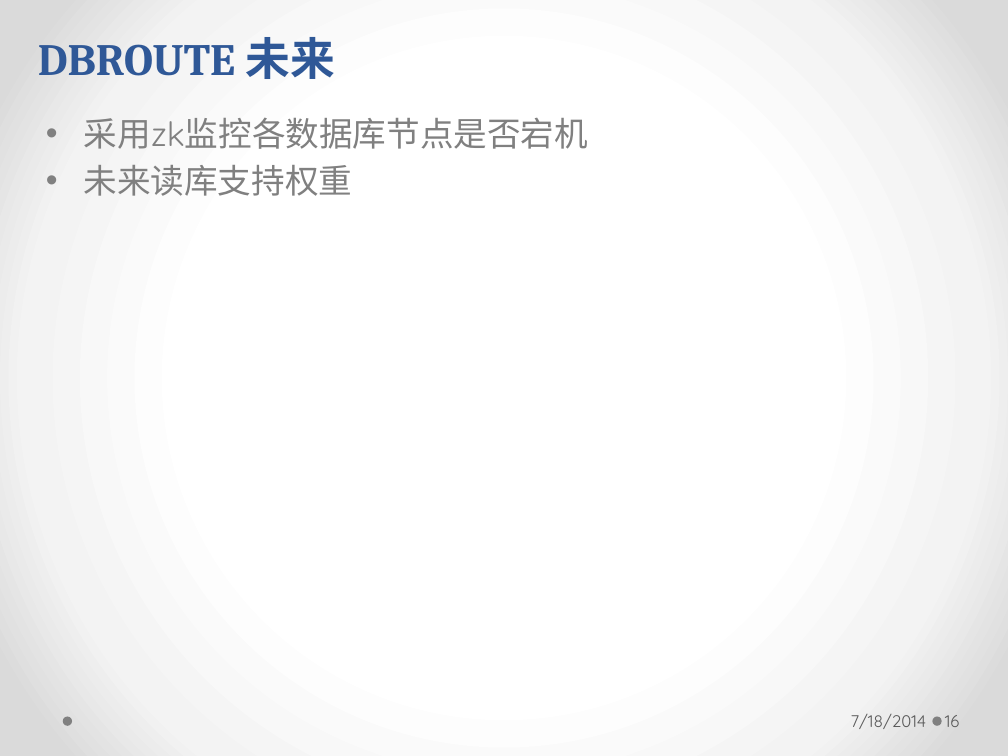
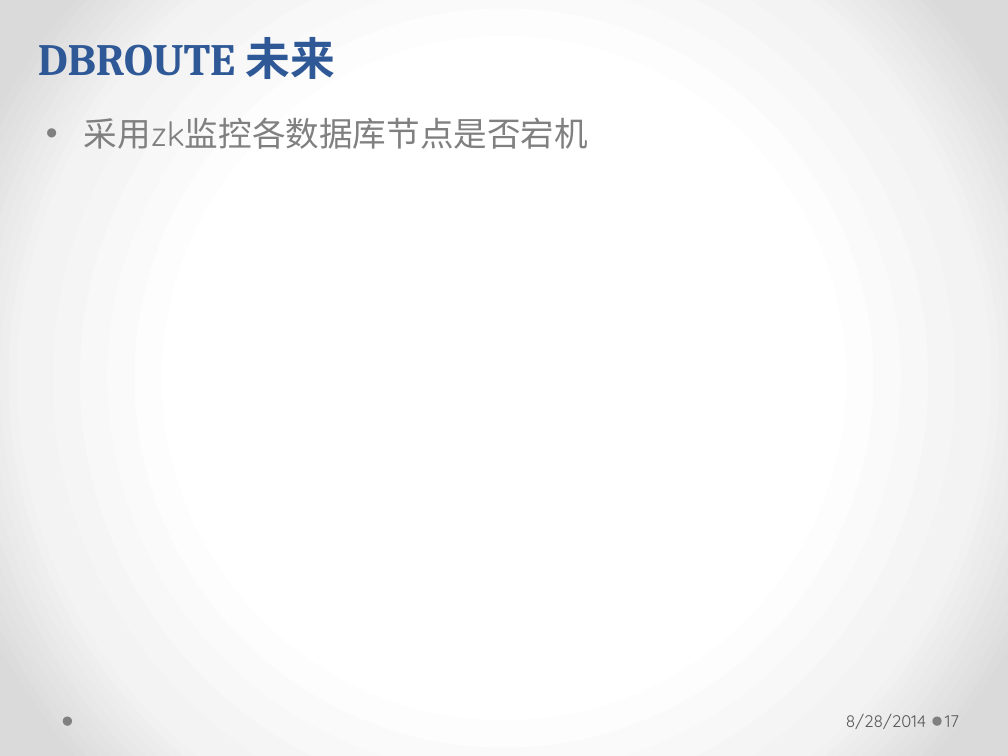
Before and after one commit to longhaisheng/dbroute, a slide deck: slide 17 of dbroute.pptx (slide 16 before the commit). Drawn at 1008x756 pixels with LibreOffice and Linux fonts; fonts in the diff are those of the drawing. Boxes give left, top, right and bottom in pixels: in the first picture for what was removed or moved away, otherwise in the second. Text is boxed around its words. In the diff, an @@ line names an element or a change of style, - is before the commit and + after.

```diff
--- a/dbroute.pptx
+++ b/dbroute.pptx
@@ text at <box>84,165,353,196</box>: paragraph removed @@
-• 未来读库支持权重
@@ text at <box>846,714,926,729</box>: text changed @@
-7/18/2014
+8/28/2014
@@ page number at <box>945,715,959,727</box>: text changed @@
-16
+17
```
Also in this commit, not shown: 23 other slides changed, 3 slides added.
